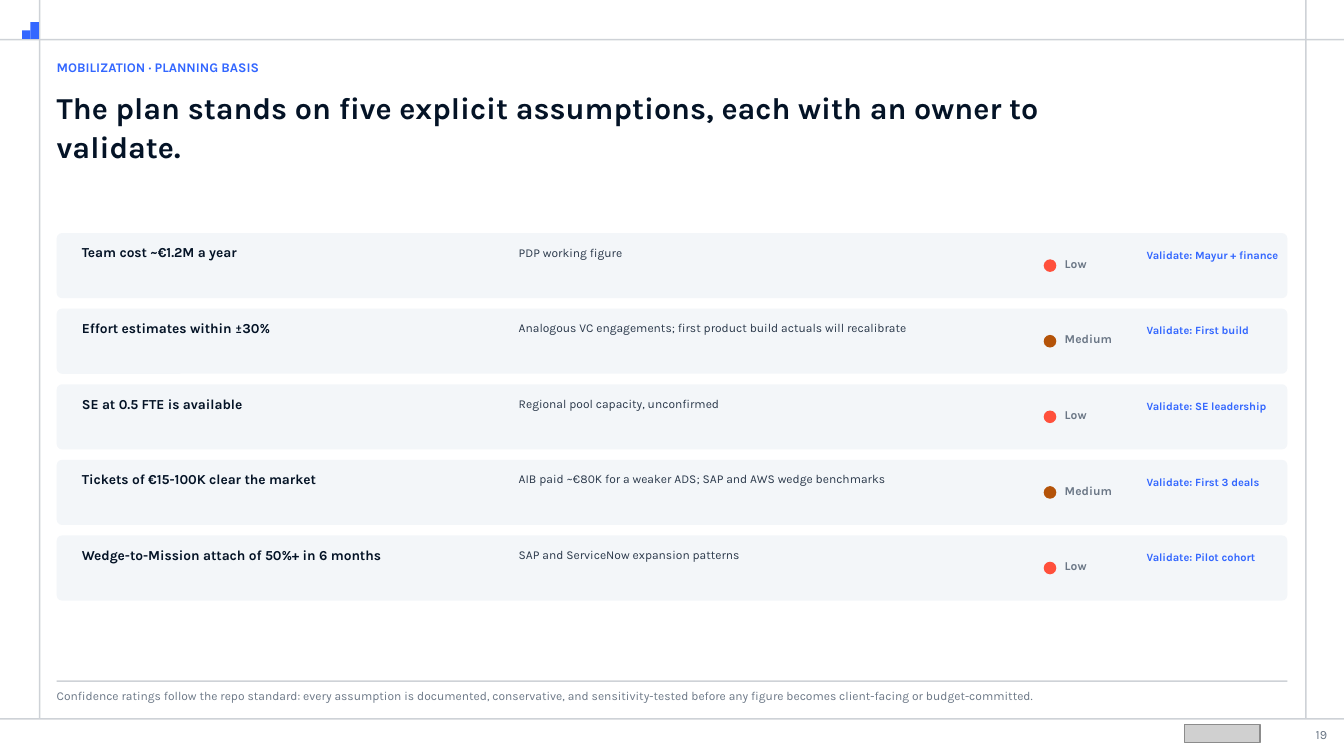
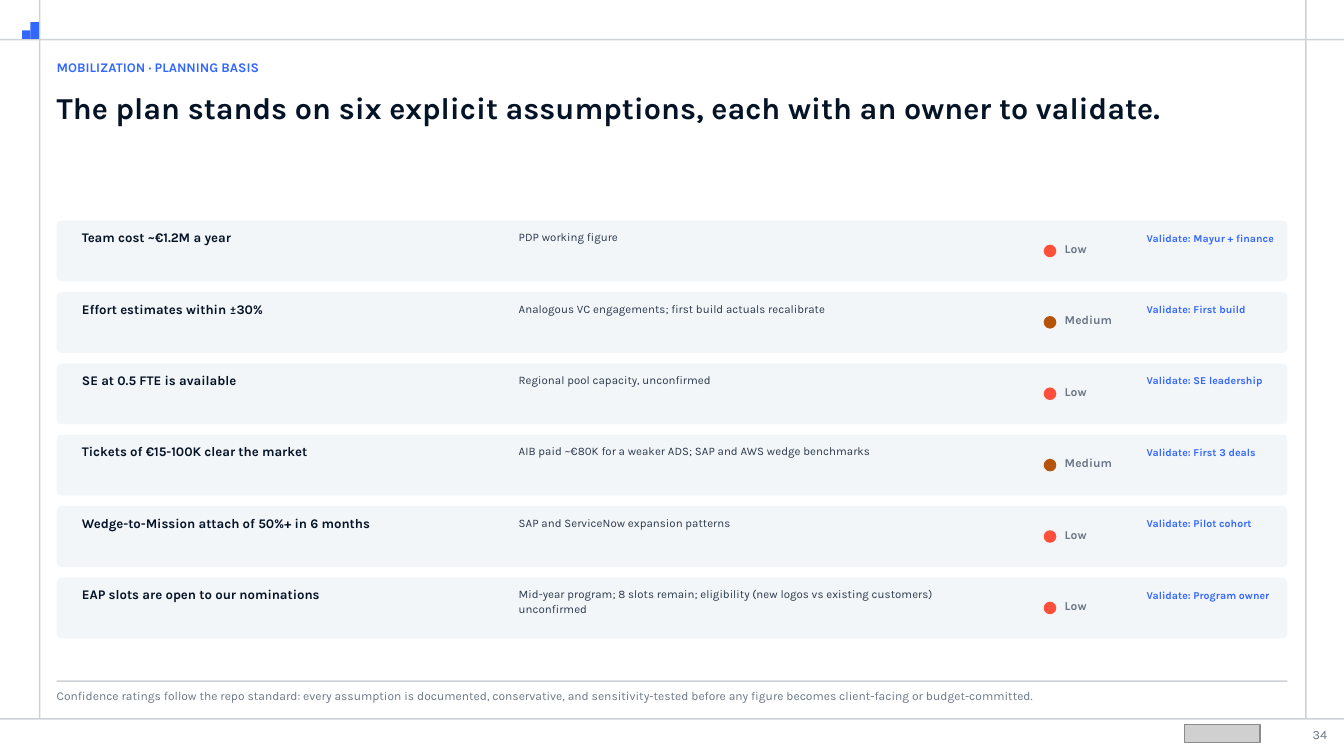
Before and after one commit to shyammohan160489-sys/value-consulting-agents, a slide deck: slide 34 of Engagement/Internal/product-factory/Product_Factory_Execution_Plan_Exhibit.pptx (slide 19 before the commit). Drawn at 1344x756 pixels with LibreOffice and Linux fonts; fonts in the diff are those of the drawing; grey boxes stand for pictures. Boxes give left, top, right and bottom in pixels: in the first picture for what was removed or moved away, otherwise in the second. Text is boxed around its words. In the diff, an @@ line names an element or a change of style, - is before the commit and + after.

```diff
--- a/Engagement/Internal/product-factory/Product_Factory_Execution_Plan_Exhibit.pptx
+++ b/Engagement/Internal/product-factory/Product_Factory_Execution_Plan_Exhibit.pptx
@@ text at [57,97,1160,127]: text changed @@
-The plan stands on five explicit assumptions, each with an owner to validate.
+The plan stands on six explicit assumptions, each with an owner to validate.
@@ rounded rectangle: place and size @@
-rounded rectangle at [56,233,1288,298]
+rounded rectangle at [56,221,1288,281]
@@ 4 texts, 1 ellipse: place and size @@
-4 texts, 1 ellipse at [82,248,1278,271]
+4 texts, 1 ellipse at [82,233,1274,257]
@@ rounded rectangle: place and size @@
-rounded rectangle at [56,309,1288,374]
+rounded rectangle at [56,292,1288,353]
@@ text at [519,305,825,316]: text changed; size 8.6 to 8.2 pt @@
-Analogous VC engagements; first product build actuals will recalibrate
+Analogous VC engagements; first build actuals recalibrate
@@ 3 texts, 1 ellipse: place and size @@
-3 texts, 1 ellipse at [82,323,1249,347]
+3 texts, 1 ellipse at [82,304,1245,329]
@@ rounded rectangle: place and size @@
-rounded rectangle at [56,384,1288,450]
+rounded rectangle at [56,363,1288,423]
@@ rounded rectangle: place and size @@
-rounded rectangle at [56,460,1288,525]
+rounded rectangle at [56,435,1288,495]
@@ 7 texts, 2 ellipses: place and size @@
-7 texts, 2 ellipses at [82,399,1266,498]
+7 texts, 2 ellipses at [82,375,1262,471]
@@ rounded rectangle: place and size @@
-rounded rectangle at [56,535,1288,601]
+rounded rectangle at [56,506,1288,567]
@@ size 9.8 to 9.4 pt in 5 elements at [82,233,231,246], [82,304,264,314], [82,375,236,385], [82,446,307,456], [82,518,370,532] @@
@@ size 8.6 to 8.2 pt in 4 elements at [519,233,618,244], [519,376,710,387], [519,447,870,458], [519,519,730,530] @@
@@ 4 texts, 1 ellipse: place and size @@
-4 texts, 1 ellipse at [82,478,1259,574]
+4 texts, 1 ellipse at [82,448,1256,542]
@@ size 7.9 to 7.5 pt in 5 elements at [1147,234,1274,245], [1147,305,1245,313], [1147,376,1262,387], [1147,448,1256,456], [1147,519,1251,527] @@
@@ text "Validate: Pilot cohort": place and size @@
-text "Validate: Pilot cohort" at [1147,553,1256,561]
+text "Validate: Pilot cohort" at [1147,519,1251,527]
@@ rounded rectangle added at [56,578,1288,638], fill #F3F6F9 @@
@@ text added at [82,589,319,602], 9.4 pt, text #041326, bold @@
+EAP slots are open to our nominations
@@ text added at [519,590,933,613], 8.2 pt, text #2A384A @@
+Mid-year program; 8 slots remain; eligibility (new logos vs existing customers) unconfirmed
@@ text added at [1147,591,1269,602], 7.5 pt, text #3367FF, bold @@
+Validate: Program owner
@@ ellipse added at [1044,602,1056,614], fill #FF503C @@
@@ text added at [1065,602,1087,610], 8.6 pt, text #6B7786, bold @@
+Low
@@ page number at [1313,731,1327,739]: text changed @@
-19
+34
```
Also in this commit, not shown: 18 other slides changed, 22 slides added, 1 slide removed, 2 other files.
